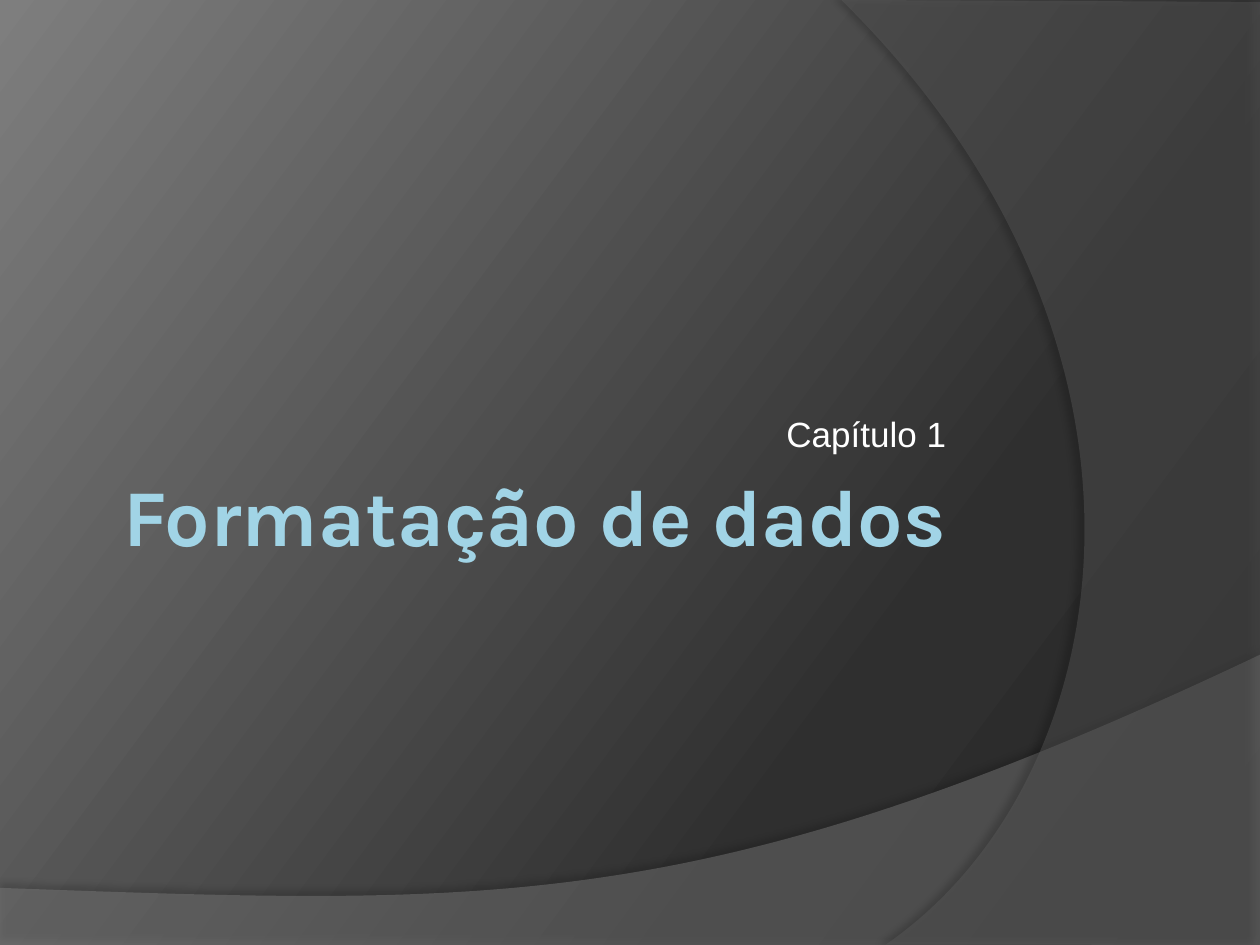
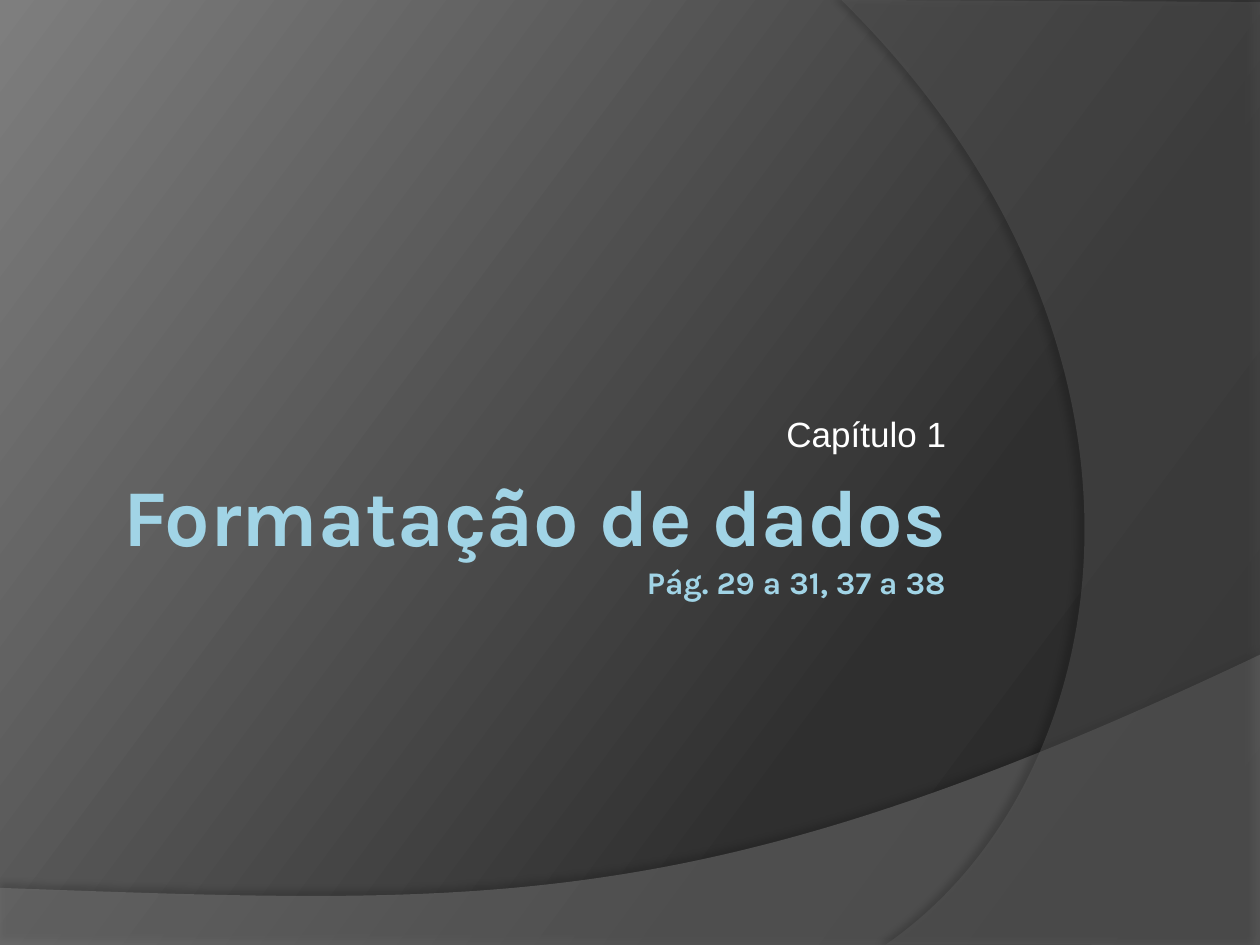
Before and after one commit to duchesqui/slzvieira-training, a slide deck: slide 1 of 2-Java-Programmer-Modulo-II/02.Capitulo01.pptx. Drawn at 1260x945 pixels with LibreOffice and Linux fonts; fonts in the diff are those of the drawing. Boxes give left, top, right and bottom in pixels: in the first picture for what was removed or moved away, otherwise in the second. Text is boxed around its words. In the diff, an @@ line names an element or a change of style, - is before the commit and + after.

```diff
--- a/2-Java-Programmer-Modulo-II/02.Capitulo01.pptx
+++ b/2-Java-Programmer-Modulo-II/02.Capitulo01.pptx
@@ title at (123,488,946,602): text changed @@
-Formatação de dados
+Formatação de dados
+Pág. 29 a 31, 37 a 38
```
Also in this commit, not shown: 7 other files.
